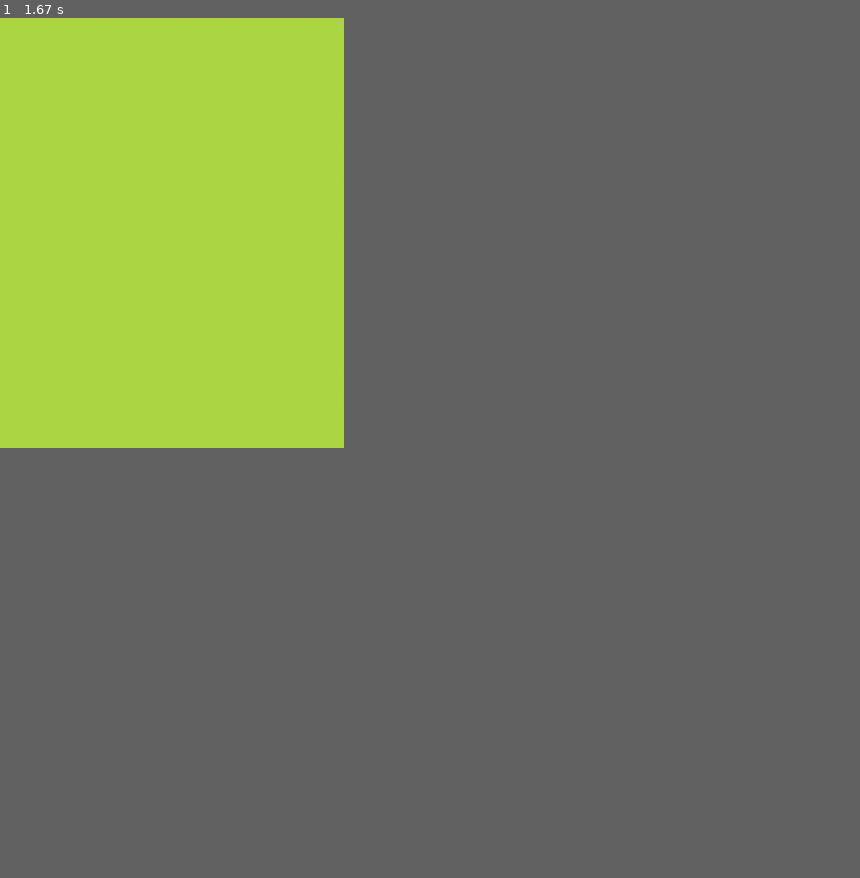
Above: before the commit, frame 1.
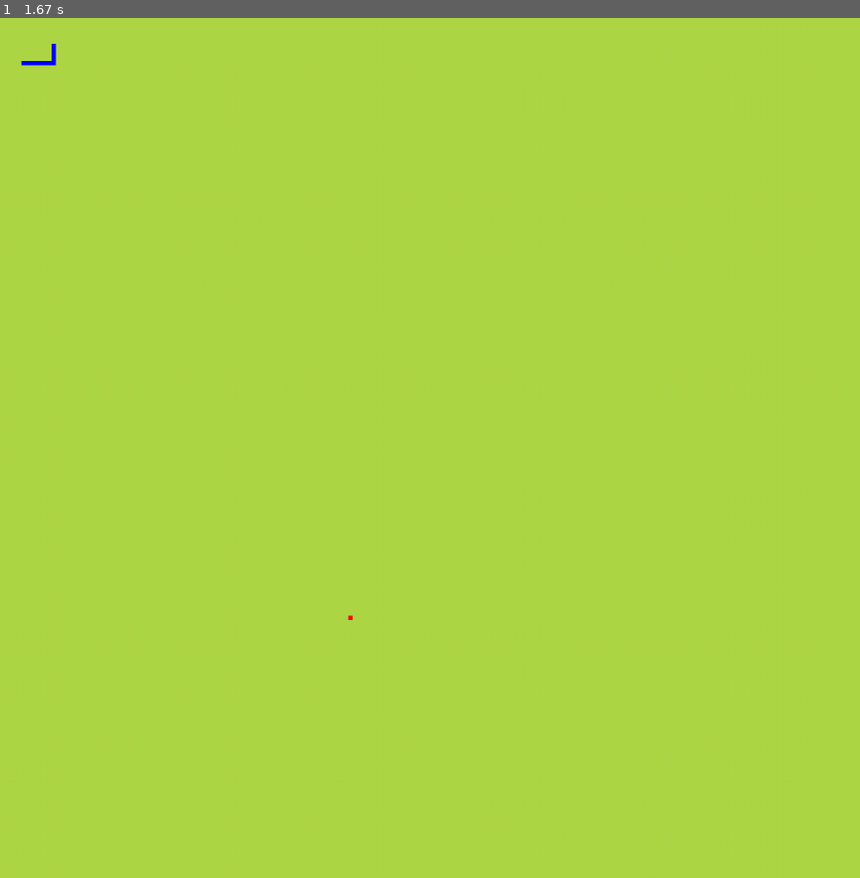
Above: after the commit, the same moment.

Repository: MadeWithCaneSugar/PygameProject
Game: pygame game, started from main.py
Two runs of this game, one before a commit and one after it. Both use one fixed random seed, a clock stepped at 60 frames per second and the inputs below.
Inputs:
- Up to frame 1 (1.67 s): tap Enter at 0.33 s; hold Right 0.67-1.13 s; hold Up 1.17-1.63 s
In our replay, the window is 360x450 before the commit and 900x900 after it. These sizes can differ from the game's own. Grey fills any space a smaller window leaves; there, only what the larger window draws over its background counts as a difference.

The runs differ from the first frame. In frame 1, less than 0.1% of the frame differs, in the area x 2-41%, y 3-70%.

Commit message:
Added a point class and a player class (will be moved into other files later). Straddling the line between snake and Tron at this time

Diff:
--- /dev/null
+++ b/components/point_sprite.py
@@ -0,0 +1,16 @@
+import pygame
+from pygame.math import Vector2
+import main
+
+class POINT:
+    def __init__(self) -> None:
+        # creating an x and y position
+        self.x = 5
+        self.y = 4
+        self.pos = Vector2(self.x, self.y)
+
+    def draw_point(self):
+        # create a rectangle
+        point_rect = pygame.Rect(self.pos.x, self.pos.y, main.cell_size, main.cell_size)
+        # draw a rectangle
+        pygame.draw.rect(main.screen, (120, 160, 110), point_rect)
--- a/main.py
+++ b/main.py
@@ -1,9 +1,62 @@
-import pygame
-import sys
+import pygame, sys, random
+from pygame.math import Vector2
+
+# Classes #########################################################################################
+
+# making a class for points to be eaten. Will be moved into seperate file later
+class POINT:
+    def __init__(self) -> None:
+        # creating an x and y position
+        self.x = random.randint(0, cell_number - 1)
+        self.y = random.randint(0, cell_number - 1)
+        self.pos = Vector2(self.x, self.y)
+
+    def draw_point(self):
+        # create a rectangle
+        x_pos = self.pos.x * cell_size
+        y_pos = self.pos.y * cell_size
+        point_rect = pygame.Rect(x_pos, y_pos, cell_size, cell_size)
+        # draw a rectangle
+        pygame.draw.rect(screen, (255, 0, 0), point_rect)
+
+# making a class for the player that will be controlled
+class PLAYER:
+    def __init__(self) -> None:
+        self.body = [Vector2(5, 10), Vector2(6, 10), Vector2(7, 10)]
+        self.direction = Vector2(1,0)
+
+    def draw_player(self):
+        for block in self.body:
+            # creating a rectangle
+            x_pos = block.x * cell_size
+            y_pos = block.y * cell_size
+            block_rect = pygame.Rect(x_pos, y_pos, cell_size, cell_size)
+            # drawing a rectangle
+            pygame.draw.rect(screen, (0,0,255), block_rect)
+
+    def move(self):
+        body_copy = self.body[:]
+        # removing the -1 in the above line is the one thing between snake and Tron
+        body_copy.insert(0, body_copy[0] + self.direction)
+        self.body = body_copy[:]
+
+###################################################################################################
 
 pygame.init()
-screen = pygame.display.set_mode((400,500))
+cell_size = 5
+cell_number = 200
+screen = pygame.display.set_mode((cell_number * cell_size, cell_number * cell_size))
 clock = pygame.time.Clock()
+
+# have to initialize this as a variable. Idk why, but it won't display properly if you don't
+point = POINT()
+player = PLAYER()
+
+# updating the screen at a set time intervals in ms
+screen_update = pygame.USEREVENT
+pygame.time.set_timer(screen_update, 150)
+
+# Mainloop ########################################################################################
 
 while True:
     # event for closing the window when hitting the close button
@@ -12,8 +65,27 @@
             pygame.quit()
             sys.exit()
 
+        # triggering player movement when the screen updates
+        if event.type == screen_update:
+            player.move()
+
+        # keyboard inputs
+        if event.type == pygame.KEYDOWN:
+            if event.key == pygame.K_UP:
+                player.direction = Vector2(0, -1)
+            if event.key == pygame.K_DOWN:
+                player.direction = Vector2(0, 1)
+            if event.key == pygame.K_LEFT:
+                player.direction = Vector2(-1, 0)
+            if event.key == pygame.K_RIGHT:
+                player.direction = Vector2(1, 0)
+
     # changing the background screen color
     screen.fill((175,215,70))
+
+    # drawing the point using the variable I assigned outside of the loop
+    point.draw_point()
+    player.draw_player()
 
     # drawing elements
     pygame.display.update()
